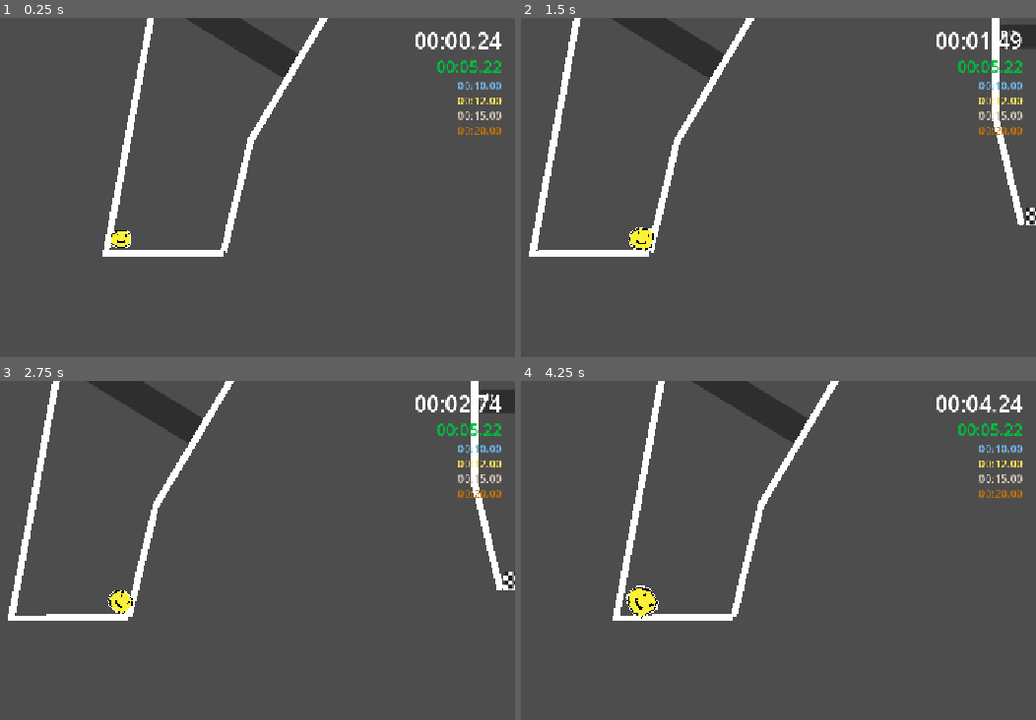
Above: before the commit, frames 1-4 (two rows, left to right).
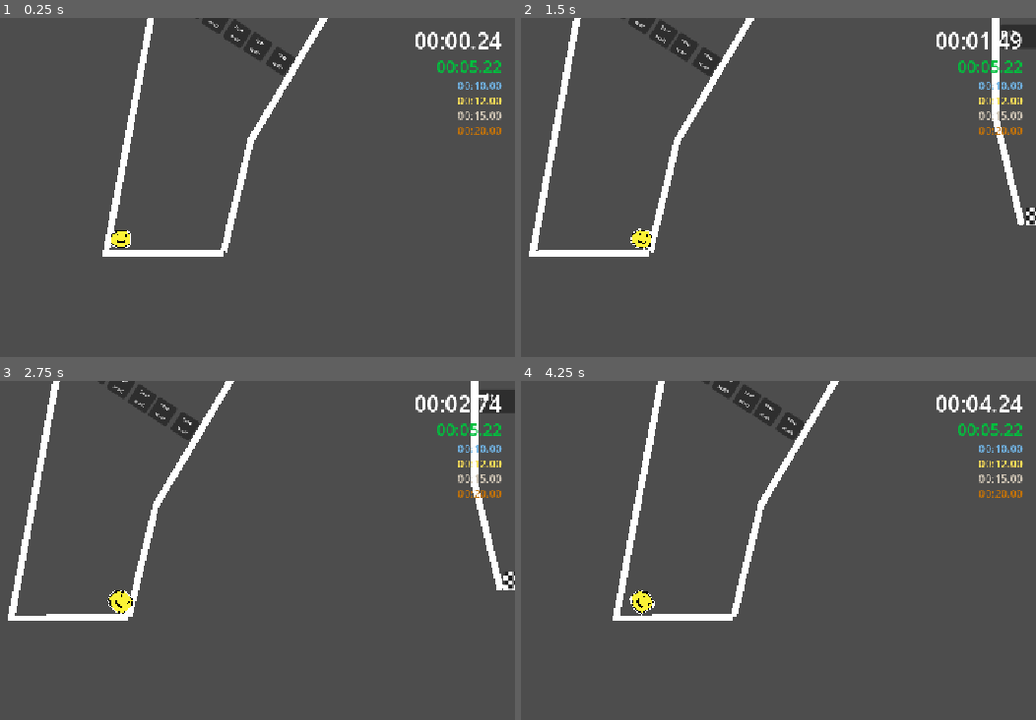
Above: after the commit, the same moments.

Repository: robplaysmusic-bit/dizzy-dash
Game: Godot game, scene res://levels/level-2.tscn
Two runs of this game, one before a commit and one after it. Both use one fixed random seed, a clock stepped at 60 frames per second and the inputs below. This scene is started directly instead of the project's main scene.
Inputs (mouse positions are in pixels of both pictures, inside the frame that each line leads up to):
- Up to frame 1 (0.25 s): no input
- Up to frame 2 (1.5 s): tap Enter at 0.5 s; move the mouse to (814, 218) at 0.52 s; hold D (right) 0.53-1.25 s; tap Space (jump) at 0.6, 0.77, 1.07 s; click (814, 218) at 0.67 s; drag from (outside the picture) to (603, 326) at 1.27 s
- Up to frame 3 (2.75 s): move the mouse to (200, 506) at 2.02 s; hold D (right) from 2.03 s (still down); tap Delete at 2.1 s; tap Space (jump) at 2.3 s
- Up to frame 4 (4.25 s): release D (right) at 2.75 s; drag from (603, 689) to (outside the picture) at 2.77 s; move the mouse to (876, 669) at 3.52 s; hold A (left) from 3.53 s (still down); tap Enter at 3.6 s; tap Space (jump) at 3.77, 3.8, 4.07 s

The runs differ from the first frame. In frame 1, 0.6% of the frame differs, in the area x 36-58%, y 0-18%; in frame 2, 0.7%; in frame 3, 0.6%; in frame 4, 0.9%, in the area x 20-56%, y 0-71%.

Commit message:
Low Wall scene
functional low walls the player can jump over.

Diff:
--- /dev/null
+++ b/levels/components/low_wall.tscn
@@ -0,0 +1,28 @@
+[gd_scene format=3 uid="uid://1pge4wljhsbh"]
+
+[sub_resource type="RectangleShape2D" id="RectangleShape2D_tt2tb"]
+size = Vector2(32, 32)
+
+[node name="LowWall" type="Node2D" unique_id=2128481197]
+
+[node name="StaticBody2D" type="StaticBody2D" parent="." unique_id=1537440258]
+
+[node name="Panel" type="Panel" parent="StaticBody2D" unique_id=594719786]
+custom_minimum_size = Vector2(32, 32)
+custom_maximum_size = Vector2(32, 32)
+offset_right = 32.0
+offset_bottom = 32.0
+
+[node name="Label" type="Label" parent="StaticBody2D/Panel" unique_id=364983816]
+layout_mode = 0
+offset_right = 32.0
+offset_bottom = 32.0
+theme_override_font_sizes/font_size = 8
+text = "low
+wall"
+horizontal_alignment = 1
+vertical_alignment = 1
+
+[node name="CollisionShape2D" type="CollisionShape2D" parent="StaticBody2D" unique_id=6101648]
+position = Vector2(16, 16)
+shape = SubResource("RectangleShape2D_tt2tb")
--- a/levels/level-1.tscn
+++ b/levels/level-1.tscn
@@ -24,6 +24,8 @@
 position = Vector2(990, 187.00003)
 
 [node name="Walls" type="StaticBody2D" parent="." unique_id=1515152671]
+collision_layer = 3
+collision_mask = 3
 
 [node name="Line2D" type="Line2D" parent="Walls" unique_id=1133183081]
 position = Vector2(-6, 578)
--- a/levels/level-2.tscn
+++ b/levels/level-2.tscn
@@ -4,8 +4,9 @@
 [ext_resource type="PackedScene" uid="uid://ckvc7ptveurqo" path="res://player/player.tscn" id="2_mobua"]
 [ext_resource type="PackedScene" uid="uid://dwipdyy12kdpv" path="res://menus/timer_ui.tscn" id="3_jmmie"]
 [ext_resource type="PackedScene" uid="uid://cbl2ck3gnq7y0" path="res://levels/components/finish_line.tscn" id="4_focia"]
+[ext_resource type="PackedScene" uid="uid://1pge4wljhsbh" path="res://levels/components/low_wall.tscn" id="5_mobua"]
 
-[node name="Level1" type="Node2D" unique_id=938879597]
+[node name="Level2" type="Node2D" unique_id=938879597]
 script = ExtResource("1_7068u")
 platinum_time = "00:10.00"
 gold_time = "00:12.00"
@@ -23,20 +24,6 @@
 [node name="FinishLine" parent="." unique_id=1421284434 instance=ExtResource("4_focia")]
 position = Vector2(822, 590)
 
-[node name="Panel" type="Panel" parent="." unique_id=1059654274]
-offset_left = 65.0
-offset_top = 271.0
-offset_right = 107.2631
-offset_bottom = 499.91553
-rotation = -1.0227629
-
-[node name="Label" type="Label" parent="Panel" unique_id=1628487241]
-layout_mode = 0
-offset_right = 40.0
-offset_bottom = 23.0
-text = "low
-wall"
-
 [node name="Panel2" type="Panel" parent="." unique_id=1763670823]
 offset_left = 683.0
 offset_top = 309.0
@@ -50,6 +37,8 @@
 text = "pit"
 
 [node name="Walls" type="StaticBody2D" parent="." unique_id=1398681258]
+collision_layer = 3
+collision_mask = 3
 
 [node name="CollisionPolygon2D" type="CollisionPolygon2D" parent="Walls" unique_id=2057672155]
 position = Vector2(-13, 646)
@@ -63,3 +52,29 @@
 [node name="Line2D2" type="Line2D" parent="Walls" unique_id=941638691]
 position = Vector2(-12, 1156)
 points = PackedVector2Array(182, -514, 222, -677, 342, -878, 518, -939, 688, -861, 687, -712, 726, -553)
+
+[node name="Low Wall" type="Node" parent="." unique_id=598468639]
+
+[node name="LowWall" parent="Low Wall" unique_id=2128481197 instance=ExtResource("5_mobua")]
+position = Vector2(248.00002, 341)
+rotation = 0.57595867
+
+[node name="LowWall2" parent="Low Wall" unique_id=1854602677 instance=ExtResource("5_mobua")]
+position = Vector2(215, 320)
+rotation = 0.57595867
+
+[node name="LowWall3" parent="Low Wall" unique_id=547499862 instance=ExtResource("5_mobua")]
+position = Vector2(185, 301)
+rotation = 0.57595867
+
+[node name="LowWall4" parent="Low Wall" unique_id=445462226 instance=ExtResource("5_mobua")]
+position = Vector2(154.00002, 280)
+rotation = 0.57595867
+
+[node name="LowWall5" parent="Low Wall" unique_id=1050939543 instance=ExtResource("5_mobua")]
+position = Vector2(123, 259)
+rotation = 0.57595867
+
+[node name="LowWall6" parent="Low Wall" unique_id=521256487 instance=ExtResource("5_mobua")]
+position = Vector2(90.99999, 239)
+rotation = 0.55850536
--- a/player/player.gd
+++ b/player/player.gd
@@ -57,14 +57,25 @@
 	# TBD how we will find floor contact on z axis and apply physics for things
 	# like ice / sand / etc.
 
-
 	state.set_linear_velocity(velocity)
 
+func is_jumping() -> bool:
+	return !jump_timer.is_stopped()
+
 func _handle_jump() -> void:
+	# bit 1 is for jump collisions
+	collision_layer = 0b10
+	collision_mask = 0b10
+	jump_timer.start(JUMP_TIME)
+
 	var jump_tween : Tween = get_tree().create_tween()
 	jump_tween.tween_property(sprite, "scale", Vector2(1.5, 1.5), JUMP_TIME/2)
 	await jump_tween.finished
 	var fall_tween : Tween = get_tree().create_tween()
 	fall_tween.tween_property(sprite, "scale", Vector2(1.0, 1.0), JUMP_TIME/2)
 
-	#TODO: send some signal, or change some property that let's us pass over pits and low walls
+
+func _on_jump_timer_timeout() -> void:
+	# bit 0 is for grounded collisions
+	collision_layer = 0b1
+	collision_mask = 0b1
--- a/player/player.tscn
+++ b/player/player.tscn
@@ -36,3 +36,5 @@
 [node name="JumpTimer" type="Timer" parent="." unique_id=1762756409]
 wait_time = 0.2
 one_shot = true
+
+[connection signal="timeout" from="JumpTimer" to="." method="_on_jump_timer_timeout"]
--- a/project.godot
+++ b/project.godot
@@ -78,6 +78,11 @@
 ]
 }
 
+[layer_names]
+
+2d_physics/layer_1="Grounded Player"
+2d_physics/layer_2="Jumping Player"
+
 [physics]
 
 3d/physics_engine="Jolt Physics"
